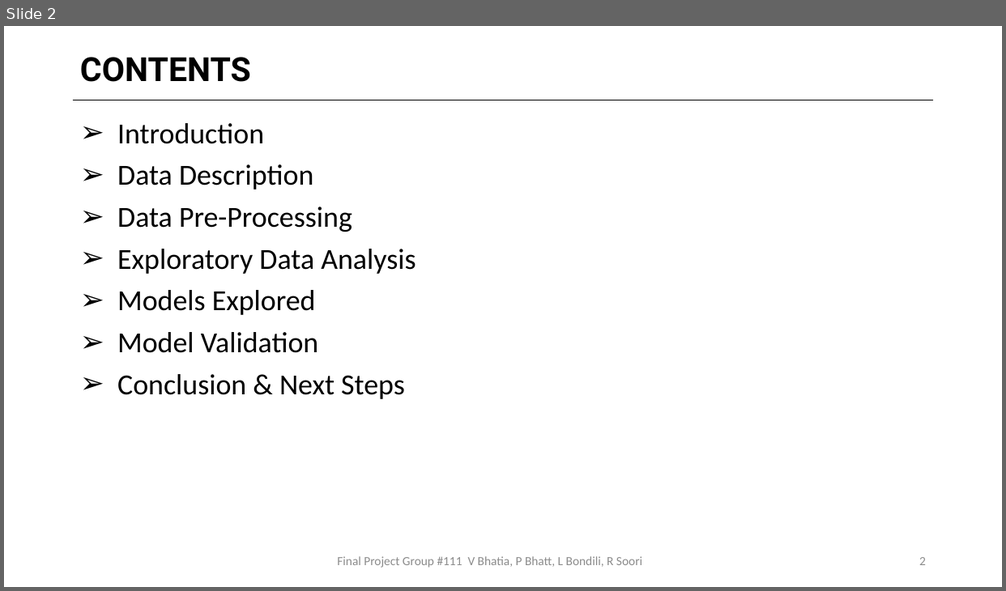
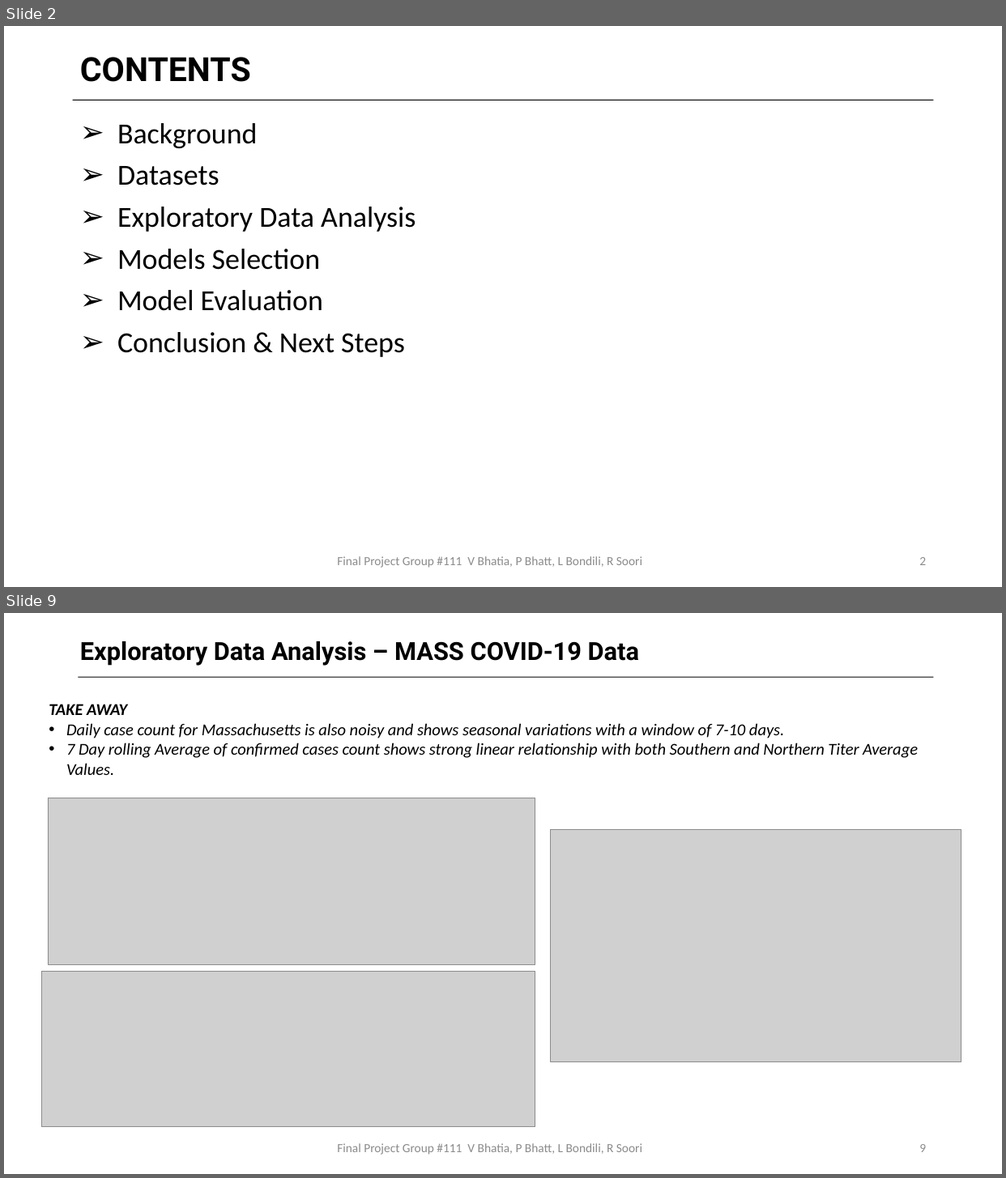
Before and after one commit to bhatiavr/cs109b-final-project-111, a slide deck: docs/Forecasting COVID-19 Cases Using SARS-Cov-2 Titers in Wastewater.pptx. Shown one above the other, each under a label of ours: slide 2 before the commit, slides 2 and 9 after it; the slides between them are not shown. The pictures are 1006x591 and 1006x1178 pixels, drawn with LibreOffice and Linux fonts; fonts in the diff are those of the drawing; grey boxes stand for pictures. Boxes give left, top, right and bottom in pixels: in the first picture for what was removed or moved away, otherwise in the second. Text is boxed around its words. In the diff, an @@ line names an element or a change of style, - is before the commit and + after.

```diff
--- a/docs/Forecasting COVID-19 Cases Using SARS-Cov-2 Titers in Wastewater.pptx
+++ b/docs/Forecasting COVID-19 Cases Using SARS-Cov-2 Titers in Wastewater.pptx
@@ slide 9 added at (4,613,1002,1174), background #FFFFFF @@
@@ text added at (80,641,639,666), 24 pt, text #000000, bold @@
+Exploratory Data Analysis – MASS COVID-19 Data
@@ line added from (78, 677) to (934, 677), #000000 0.75 pt @@
@@ text added at (49,704,918,775), 16 pt, text #000000, italic @@
+TAKE AWAY
+• Daily case count for Massachusetts is also noisy and shows seasonal variations with a window of 7-10 days.
+• 7 Day rolling Average of confirmed cases count shows strong linear relationship with both Southern and Northern Titer Average Values.
@@ picture added at (49,798,535,965) @@
@@ picture added at (551,830,961,1063) @@
@@ picture added at (41,972,535,1127) @@
@@ text added at (337,1144,642,1155), 12 pt, text #8B8B8B @@
+Final Project Group #111 V Bhatia, P Bhatt, L Bondili, R Soori
@@ page number added at (919,1144,926,1152), 12 pt, text #8B8B8B @@
+9
@@ slide 2 changed as well @@
@@ text at (117,123,257,186): text changed @@
-➢ Introduction
-➢ Data Description
-➢ Data Pre-Processing
+➢ Background
+➢ Datasets
@@ text at (117,249,323,311): text changed @@
-➢ Models Explored
-➢ Model Validation
+➢ Models Selection
+➢ Model Evaluation
@@ text "Final Project Group #111 V ..." at (337,557,642,568): text colour #8C8C8C to #8B8B8B @@
```
Also in this commit, not shown: 18 other slides changed, 5 other slides added, 2 slides removed, 1 other file.
